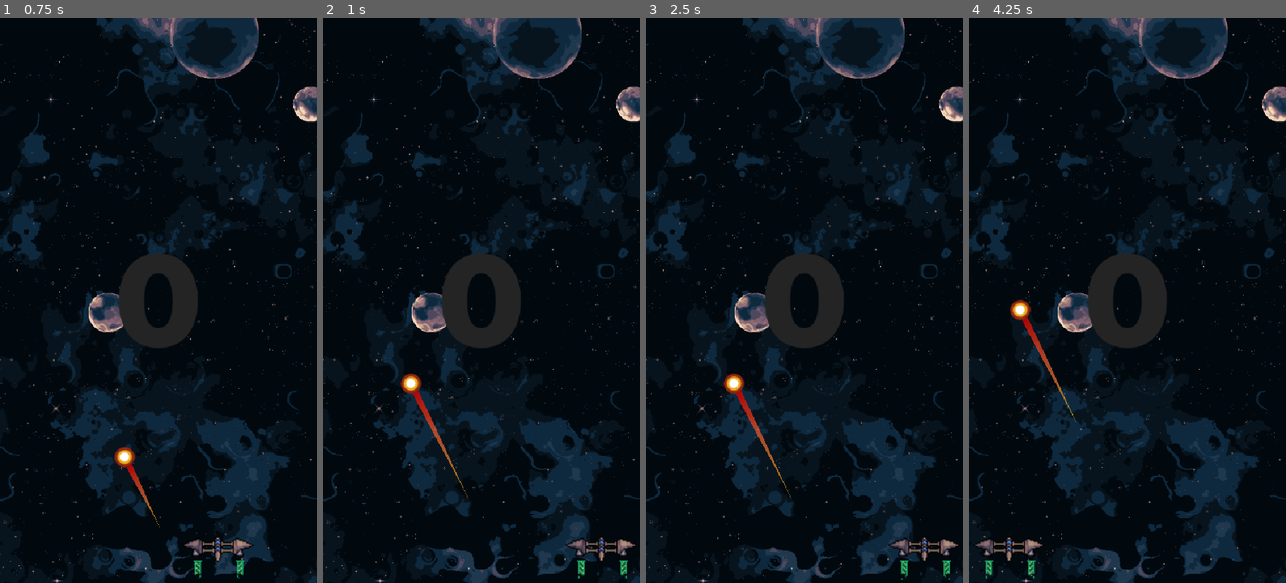
Above: before the commit, frames 1-4 (left to right).
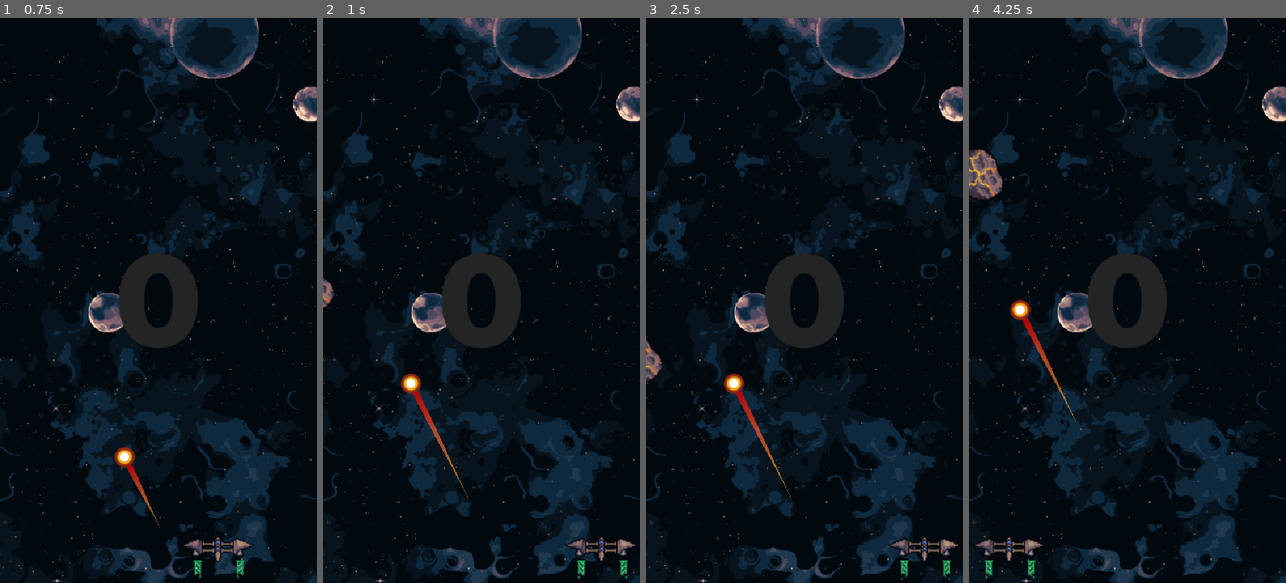
Above: after the commit, the same moments.

Repository: thenriquedb/pong-with-asteroids
Game: Godot game, scene res://scenes/game.tscn
Same seed, same stepped clock (60 frames per second), same inputs: the game is played once before the commit and once after it.
Inputs:
- Up to frame 1 (0.75 s): tap Space (Start) at 0.5 s; hold Right (ui_right) from 0.53 s (still down); hold Space (Start) from 0.53 s (still down)
- Up to frame 2 (1 s): keep holding Right (ui_right); keep holding Space (Start)
- Up to frame 3 (2.5 s): release Right (ui_right) at 1.28 s; release Space (Start) at 1.28 s; hold Left (ui_left) 1.28-2.03 s; tap R at 1.35 s; tap Space (Start) at 2 s; hold Right (ui_right) from 2.03 s (still down); hold Space (Start) from 2.03 s (still down)
- Up to frame 4 (4.25 s): release Space (Start) at 2.78 s; tap R at 2.85 s; tap Space (Start) at 3.5 s; release Right (ui_right) at 3.53 s; hold Left (ui_left) from 3.53 s (still down); hold Space (Start) from 3.53 s (still down)

Frame 1 is identical in both runs. In frame 2, 0.1% of the frame differs, in the area x 0-4%, y 45-52%; in frame 3, 0.2%; in frame 4, 0.8%, in the area x 0-11%, y 23-33%.

Commit message:
feat: repel ball when it hit the asteroid

Diff:
--- a/scenes/ball.tscn
+++ b/scenes/ball.tscn
@@ -15,7 +15,7 @@
 [sub_resource type="CircleShape2D" id="CircleShape2D_7s4qf"]
 radius = 16.0
 
-[node name="Ball" type="CharacterBody2D" unique_id=1132412067]
+[node name="Ball" type="CharacterBody2D" unique_id=1132412067 groups=["Ball"]]
 script = ExtResource("1_cxlvu")
 
 [node name="Sprite2D" type="Sprite2D" parent="." unique_id=739041146]
--- a/scenes/game.tscn
+++ b/scenes/game.tscn
@@ -110,7 +110,7 @@
 position = Vector2(626, 282)
 
 [node name="TimerSpawner" type="Timer" parent="." unique_id=1367196052]
-wait_time = 2.0
+wait_time = 0.85
 autostart = true
 
 [connection signal="body_entered" from="Hole" to="." method="_on_hole_body_entered"]
--- a/scripts/asteroid.gd
+++ b/scripts/asteroid.gd
@@ -31,5 +31,8 @@
 	animated_sprite.play()
 	body.pongs += 1
 
+	if body.is_in_group("Ball"):
+		body.velocity.y *= -1
+
 func _on_finished_destroy_animation() -> void:
 	queue_free()
